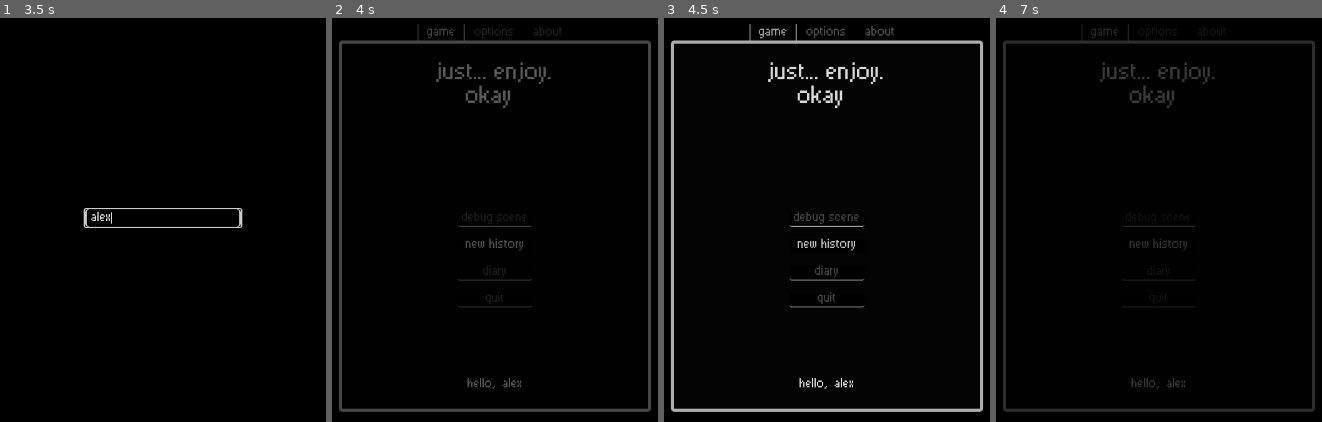
Above: before the commit, frames 1-4 (left to right).
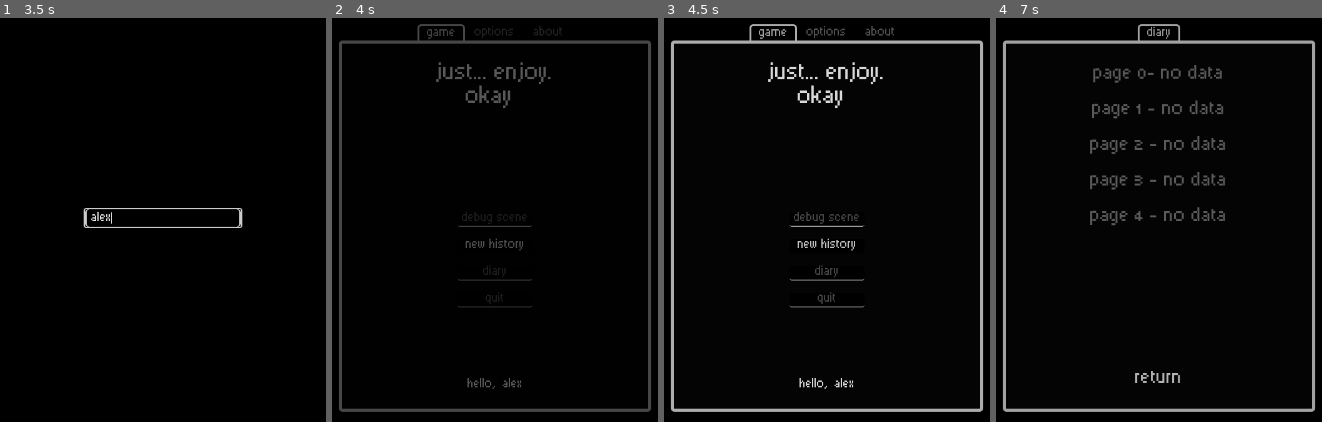
Above: after the commit, the same moments.

Repository: virtualtrisky/Just...-Enjoy
Game: Godot game, scene res://scenes/load_scene.tscn
The game is run twice, just before and just after one commit, with the same random seed, the same clock (stepped at 60 frames per second) and the same inputs.
Inputs (mouse positions are in pixels of both pictures, inside the frame that each line leads up to):
- Up to frame 1 (3.5 s): hold Right (move_right) 0.53-1.28 s; tap Enter at 1.25 s; hold Down (move_down) 1.28-2.03 s; tap Space at 2 s; hold Right (move_right) 2.03-2.75 s; click (163, 220) at 2.77 s; type "Alex" at 2.85 s
- Up to frame 2 (4 s): tap Enter at 3.5 s; hold Up (move_up) from 3.53 s (still down)
- Up to frame 3 (4.5 s): release Up (move_up) at 4.25 s; click "Debug Scene" at 4.25 s
- Up to frame 4 (7 s): click "Diary" at 5 s; click "New History" at 5.75 s; click "New History" at 6.5 s

Frame 1 is identical in both runs. In frame 2, 0.1% of the frame differs, in the area x 26-41%, y 1-6%; in frame 3, 0.2%; in frame 4, 7.1%, in the area x 2-98%, y 1-98%.

Commit message:
diary scene created

Diff:
--- a/objects/fade_screen.tscn
+++ b/objects/fade_screen.tscn
@@ -7,34 +7,6 @@
 
 [sub_resource type="GradientTexture1D" id="GradientTexture1D_n6fn6"]
 gradient = SubResource("Gradient_fnvcr")
-
-[sub_resource type="Animation" id="Animation_fnvcr"]
-resource_name = "fade_out"
-length = 0.5
-tracks/0/type = "value"
-tracks/0/imported = false
-tracks/0/enabled = true
-tracks/0/path = NodePath("TextureRect:visible")
-tracks/0/interp = 1
-tracks/0/loop_wrap = true
-tracks/0/keys = {
-"times": PackedFloat32Array(0, 0.5),
-"transitions": PackedFloat32Array(1, 1),
-"update": 1,
-"values": [true, false]
-}
-tracks/1/type = "value"
-tracks/1/imported = false
-tracks/1/enabled = true
-tracks/1/path = NodePath("TextureRect:modulate")
-tracks/1/interp = 1
-tracks/1/loop_wrap = true
-tracks/1/keys = {
-"times": PackedFloat32Array(0, 0.1, 0.5),
-"transitions": PackedFloat32Array(1, 1, 1),
-"update": 0,
-"values": [Color(1, 1, 1, 1), Color(1, 1, 1, 1), Color(1, 1, 1, 0)]
-}
 
 [sub_resource type="Animation" id="Animation_n6fn6"]
 length = 0.001
@@ -61,6 +33,21 @@
 "transitions": PackedFloat32Array(1),
 "update": 0,
 "values": [Color(1, 1, 1, 1)]
+}
+
+[sub_resource type="Animation" id="Animation_bk2v5"]
+resource_name = "desactive"
+tracks/0/type = "value"
+tracks/0/imported = false
+tracks/0/enabled = true
+tracks/0/path = NodePath("TextureRect:visible")
+tracks/0/interp = 1
+tracks/0/loop_wrap = true
+tracks/0/keys = {
+"times": PackedFloat32Array(0),
+"transitions": PackedFloat32Array(1),
+"update": 1,
+"values": [false]
 }
 
 [sub_resource type="Animation" id="Animation_3bhfi"]
@@ -91,8 +78,9 @@
 "values": [Color(1, 1, 1, 0), Color(1, 1, 1, 1)]
 }
 
-[sub_resource type="Animation" id="Animation_bk2v5"]
-resource_name = "desactive"
+[sub_resource type="Animation" id="Animation_fnvcr"]
+resource_name = "fade_out"
+length = 0.5
 tracks/0/type = "value"
 tracks/0/imported = false
 tracks/0/enabled = true
@@ -100,10 +88,22 @@
 tracks/0/interp = 1
 tracks/0/loop_wrap = true
 tracks/0/keys = {
-"times": PackedFloat32Array(0),
-"transitions": PackedFloat32Array(1),
+"times": PackedFloat32Array(0, 0.5),
+"transitions": PackedFloat32Array(1, 1),
 "update": 1,
-"values": [false]
+"values": [true, false]
+}
+tracks/1/type = "value"
+tracks/1/imported = false
+tracks/1/enabled = true
+tracks/1/path = NodePath("TextureRect:modulate")
+tracks/1/interp = 1
+tracks/1/loop_wrap = true
+tracks/1/keys = {
+"times": PackedFloat32Array(0, 0.1, 0.5),
+"transitions": PackedFloat32Array(1, 1, 1),
+"update": 0,
+"values": [Color(1, 1, 1, 1), Color(1, 1, 1, 1), Color(1, 1, 1, 0)]
 }
 
 [sub_resource type="AnimationLibrary" id="AnimationLibrary_3bhfi"]
--- a/resources/menu_tab_container/tab_focus_style.tres
+++ b/resources/menu_tab_container/tab_focus_style.tres
@@ -5,5 +5,7 @@
 content_margin_right = 15.0
 bg_color = Color(0, 0, 0, 1)
 border_width_left = 3
+border_width_top = 3
 border_width_right = 3
-border_blend = true
+corner_radius_top_left = 5
+corner_radius_top_right = 5
--- a/resources/menu_tab_container/tab_selected_style.tres
+++ b/resources/menu_tab_container/tab_selected_style.tres
@@ -5,5 +5,7 @@
 content_margin_right = 15.0
 bg_color = Color(0, 0, 0, 1)
 border_width_left = 3
+border_width_top = 3
 border_width_right = 3
-border_blend = true
+corner_radius_top_left = 5
+corner_radius_top_right = 5
--- /dev/null
+++ b/scenes/diary_scene.tscn
@@ -0,0 +1,119 @@
+[gd_scene load_steps=9 format=3 uid="uid://dhbtfencmgyxv"]
+
+[ext_resource type="Script" uid="uid://2uqerrvlx6od" path="res://scripts/diary_screen/controller.gd" id="1_cnpj3"]
+[ext_resource type="StyleBox" uid="uid://ccbo8qufr3cum" path="res://resources/menu_tab_container/painel_style.tres" id="1_h7v6g"]
+[ext_resource type="StyleBox" uid="uid://bltc44r50jthm" path="res://resources/menu_tab_container/tab_focus_style.tres" id="1_ui5cb"]
+[ext_resource type="StyleBox" uid="uid://qg8ha6g7165f" path="res://resources/menu_tab_container/tab_selected_style.tres" id="2_ui5cb"]
+[ext_resource type="StyleBox" uid="uid://bqxmkl5wkw5td" path="res://resources/menu_tab_container/tab_hovered_style.tres" id="3_66ycc"]
+[ext_resource type="StyleBox" uid="uid://bij23i6tpev3h" path="res://resources/menu_tab_container/tab_unselected_style.tres" id="4_cnpj3"]
+[ext_resource type="PackedScene" uid="uid://duqvcuywls6o0" path="res://objects/fade_screen.tscn" id="6_66ycc"]
+[ext_resource type="Script" uid="uid://dfowb4rk8yb7n" path="res://scripts/diary_screen/save_data.gd" id="7_u8nqw"]
+
+[node name="DiaryScene" type="Control"]
+layout_mode = 3
+anchors_preset = 15
+anchor_right = 1.0
+anchor_bottom = 1.0
+grow_horizontal = 2
+grow_vertical = 2
+script = ExtResource("1_cnpj3")
+
+[node name="MarginContainer" type="MarginContainer" parent="."]
+layout_mode = 1
+anchors_preset = 15
+anchor_right = 1.0
+anchor_bottom = 1.0
+grow_horizontal = 2
+grow_vertical = 2
+theme_override_constants/margin_left = 50
+theme_override_constants/margin_top = 50
+theme_override_constants/margin_right = 50
+theme_override_constants/margin_bottom = 50
+
+[node name="TabContainer" type="TabContainer" parent="MarginContainer"]
+custom_minimum_size = Vector2(500, 0)
+layout_mode = 2
+size_flags_horizontal = 4
+theme_override_colors/font_unselected_color = Color(0.372549, 0.372549, 0.372549, 1)
+theme_override_colors/font_hovered_color = Color(0.972549, 0.972549, 0.972549, 1)
+theme_override_colors/font_selected_color = Color(0.729412, 0.729412, 0.729412, 1)
+theme_override_styles/tab_focus = ExtResource("1_ui5cb")
+theme_override_styles/panel = ExtResource("1_h7v6g")
+theme_override_styles/tab_selected = ExtResource("2_ui5cb")
+theme_override_styles/tab_hovered = ExtResource("3_66ycc")
+theme_override_styles/tab_unselected = ExtResource("4_cnpj3")
+tab_alignment = 1
+current_tab = 0
+
+[node name="Diary" type="TabBar" parent="MarginContainer/TabContainer"]
+layout_mode = 2
+tab_alignment = 1
+metadata/_tab_index = 0
+
+[node name="MarginContainer" type="MarginContainer" parent="MarginContainer/TabContainer/Diary"]
+layout_mode = 1
+anchors_preset = 15
+anchor_right = 1.0
+anchor_bottom = 1.0
+grow_horizontal = 2
+grow_vertical = 2
+theme_override_constants/margin_left = 50
+theme_override_constants/margin_top = 30
+theme_override_constants/margin_right = 50
+theme_override_constants/margin_bottom = 30
+
+[node name="Saves" type="VBoxContainer" parent="MarginContainer/TabContainer/Diary/MarginContainer"]
+layout_mode = 2
+theme_override_constants/separation = 20
+
+[node name="Save0" type="Button" parent="MarginContainer/TabContainer/Diary/MarginContainer/Saves"]
+layout_mode = 2
+theme_override_font_sizes/font_size = 25
+text = "page 0- No data"
+flat = true
+script = ExtResource("7_u8nqw")
+
+[node name="Save1" type="Button" parent="MarginContainer/TabContainer/Diary/MarginContainer/Saves"]
+layout_mode = 2
+theme_override_font_sizes/font_size = 25
+text = "page 1 - No data"
+flat = true
+script = ExtResource("7_u8nqw")
+save_id = 1
+
+[node name="Save2" type="Button" parent="MarginContainer/TabContainer/Diary/MarginContainer/Saves"]
+layout_mode = 2
+theme_override_font_sizes/font_size = 25
+text = "page 2 - No data"
+flat = true
+script = ExtResource("7_u8nqw")
+save_id = 2
+
+[node name="Save3" type="Button" parent="MarginContainer/TabContainer/Diary/MarginContainer/Saves"]
+layout_mode = 2
+theme_override_font_sizes/font_size = 25
+text = "page 3 - No data"
+flat = true
+script = ExtResource("7_u8nqw")
+save_id = 3
+
+[node name="Save4" type="Button" parent="MarginContainer/TabContainer/Diary/MarginContainer/Saves"]
+layout_mode = 2
+theme_override_font_sizes/font_size = 25
+text = "page 4 - No data"
+flat = true
+script = ExtResource("7_u8nqw")
+save_id = 4
+
+[node name="Return" type="Button" parent="MarginContainer/TabContainer/Diary/MarginContainer"]
+layout_mode = 2
+size_flags_horizontal = 4
+size_flags_vertical = 8
+theme_override_font_sizes/font_size = 25
+text = "Return"
+flat = true
+
+[node name="FadeScreen" parent="." instance=ExtResource("6_66ycc")]
+layout_mode = 1
+
+[connection signal="pressed" from="MarginContainer/TabContainer/Diary/MarginContainer/Return" to="." method="_on_return_pressed"]
--- /dev/null
+++ b/scripts/diary_screen/controller.gd
@@ -0,0 +1,8 @@
+extends Control
+
+@onready var fade_screen: Control = $FadeScreen
+
+
+func _on_return_pressed() -> void:
+	await fade_screen.fade_in()
+	get_tree().change_scene_to_file("res://scenes/menu_scene.tscn")
--- /dev/null
+++ b/scripts/diary_screen/save_data.gd
@@ -0,0 +1,31 @@
+extends Button
+
+@export var is_valid: bool = false
+@export var save_name: String = "No Data"
+@export var save_id: int
+
+var id: String
+
+
+func load_data() -> void:
+	id = "page_{0}".format([save_id])
+	var save: Dictionary = Global.config.saves[id]
+
+	if not save.is_valid: return
+
+	is_valid = true
+	save_name = save.name
+
+func _ready() -> void:
+	load_data()
+	if not is_valid:
+		disabled = true
+		return
+
+	text = id.replace("_", " ") + " - " + save_name
+
+
+func _pressed() -> void:
+	print("page name: ", save_name)
+	print("is valid: ", is_valid)
+	print("index: ", save_id)
--- a/scripts/global.gd
+++ b/scripts/global.gd
@@ -14,7 +14,14 @@
 var config: Dictionary = {
 	"config.app_version": "0.0.1-test",
 	"config.volume.master": 100,
-	"player.name": null
+	"player.name": null,
+	"saves": {
+		"page_0": { "is_valid": false },
+		"page_1": { "is_valid": false },
+		"page_2": { "is_valid": false },
+		"page_3": { "is_valid": false },
+		"page_4": { "is_valid": false }
+	}
 }
 
 
@@ -54,7 +61,7 @@
 	return true
 
 
-func stop_music():
+func stop_music() -> void:
 	var audio_animation: AnimationPlayer  = GlobalAudioStreamPlayer.get_children()[0]
 
 	audio_animation.play("stop_music")
@@ -62,7 +69,7 @@
 	GlobalAudioStreamPlayer.stop()
 
 
-func play_music(path: String):
+func play_music(path: String) -> void:
 	var audio_animation: AnimationPlayer  = GlobalAudioStreamPlayer.get_children()[0]
 	var new_stream = load(path)
 	new_stream = new_stream.duplicate()
@@ -75,3 +82,11 @@
 	GlobalAudioStreamPlayer.stream = new_stream
 	GlobalAudioStreamPlayer.play()
 	audio_animation.play("play_music")
+
+
+func hide_cursor() -> void:
+	Input.set_mouse_mode(Input.MOUSE_MODE_HIDDEN)
+
+
+func show_cursor() -> void:
+	Input.set_mouse_mode(Input.MOUSE_MODE_VISIBLE)
--- a/scripts/menu_scene/handle_buttons.gd
+++ b/scripts/menu_scene/handle_buttons.gd
@@ -30,7 +30,11 @@
 
 
 func _on_continue_button_2_pressed() -> void:
-	print("Open Diary")
+	var fade_animation: AnimationPlayer =  $"../../../../FadeTexture/AnimationPlayer"
+
+	fade_animation.play("fade_in")
+	await fade_animation.animation_finished
+	get_tree().change_scene_to_file("res://scenes/diary_scene.tscn")
 
 
 func _on_debug_button_pressed() -> void:
--- a/scripts/pause_manager.gd
+++ b/scripts/pause_manager.gd
@@ -3,6 +3,7 @@
 @onready var PauseScreen: Control = $PauseScreen
 
 func _ready() -> void:
+	Global.hide_cursor()
 	PauseScreen.visible = false
 
 func _process(_delta: float) -> void:
@@ -11,10 +12,14 @@
 		PauseScreen.visible = get_tree().paused
 
 		if get_tree().paused == true:
+			Global.show_cursor()
 			$PauseScreen/VBoxContainer/ContinueBtn.grab_focus()
+		else:
+			Global.hide_cursor()
 
 
 func _on_continue_btn_pressed() -> void:
+	Global.hide_cursor()
 	get_tree().paused = false
 	PauseScreen.visible = false
 
Not shown, added: scripts/diary_screen/controller.gd.uid
Not shown, added: scripts/diary_screen/save_data.gd.uid
Not shown, changed: README.md
